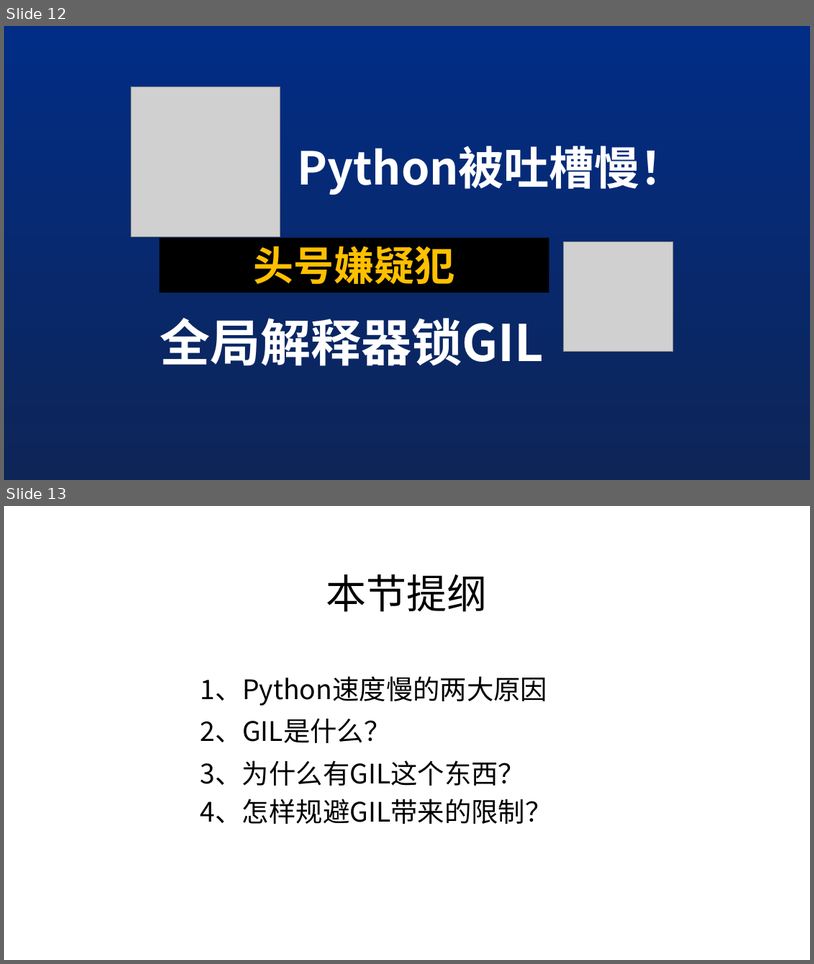
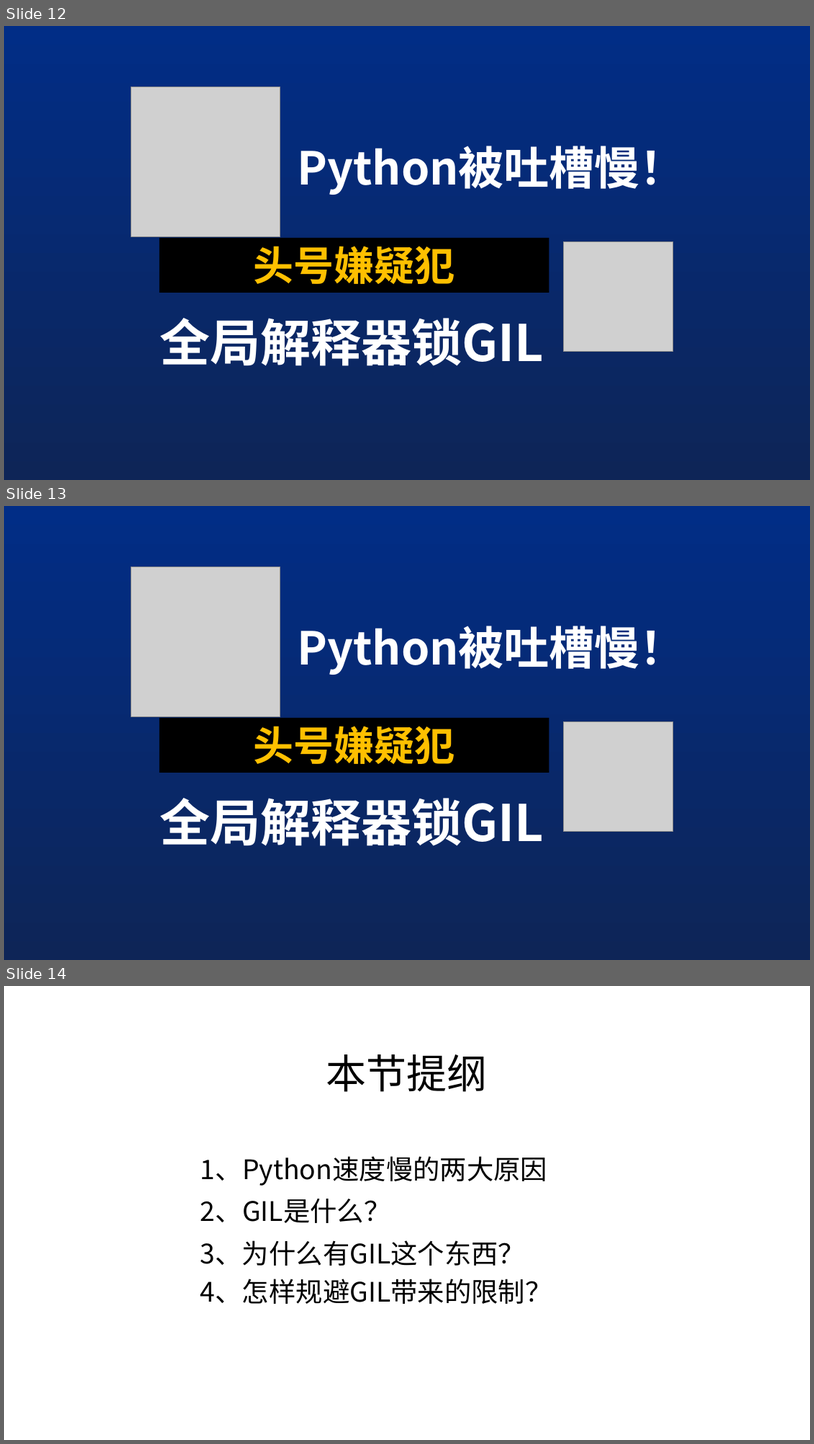
Before and after one commit to peiss/ant-learn-python-concurrent, a slide deck: Python并发编程简介.pptx. Shown one above the other, each under a label of ours: slides 12 and 13 before the commit, slides 12, 13 and 14 after it. The pictures are 814x964 and 814x1444 pixels, drawn with LibreOffice and Linux fonts; fonts in the diff are those of the drawing; grey boxes stand for pictures. Boxes give left, top, right and bottom in pixels: in the first picture for what was removed or moved away, otherwise in the second. Text is boxed around its words. In the diff, an @@ line names an element or a change of style, - is before the commit and + after.

```diff
--- a/Python并发编程简介.pptx
+++ b/Python并发编程简介.pptx
@@ slide 13 added at (4,506,810,960), background gradient #012D86 to #0E2557 @@
@@ picture added at (131,567,280,716) @@
@@ text added at (297,626,686,674), 54 pt, text #FFFFFF, bold @@
+Python被吐槽慢！
@@ rectangle added at (160,718,550,773), fill #000000, 48 pt, text #FFC000, bold @@
+头号嫌疑犯
@@ picture added at (563,721,673,831) @@
@@ title added at (160,798,545,846), 60 pt, text #FFFFFF, bold @@
+全局解释器锁GIL
@@ what was slide 13 is now slide 14 @@
```
Also in this commit, not shown: 1 slide changed, 3 other slides added, 4 other files.
